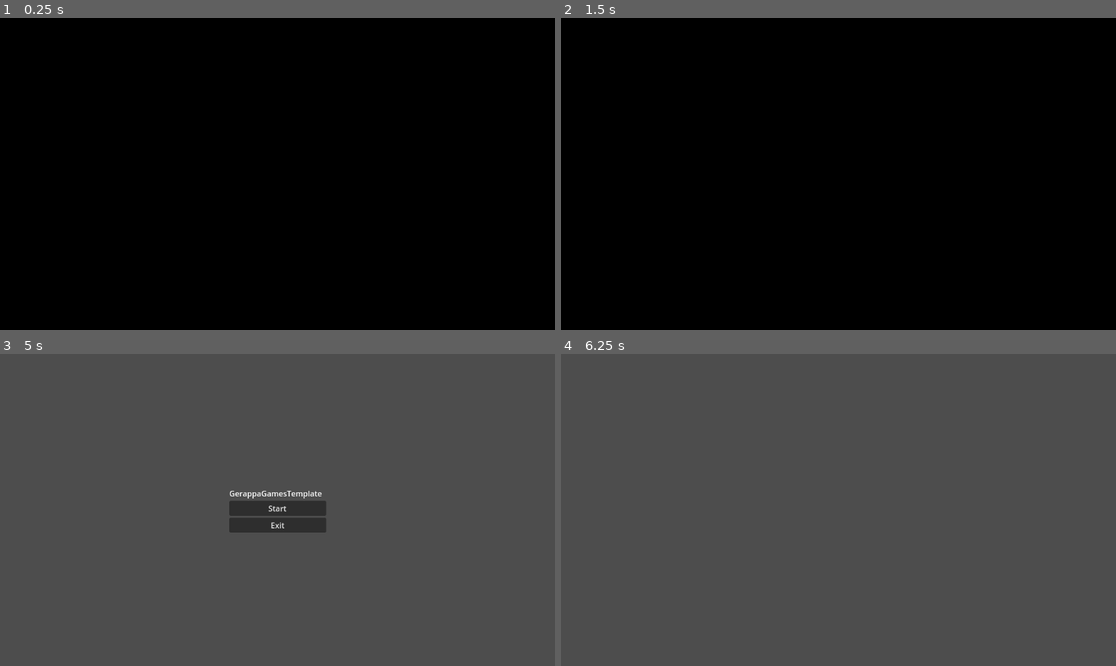
Above: before the commit, frames 1-4 (two rows, left to right).
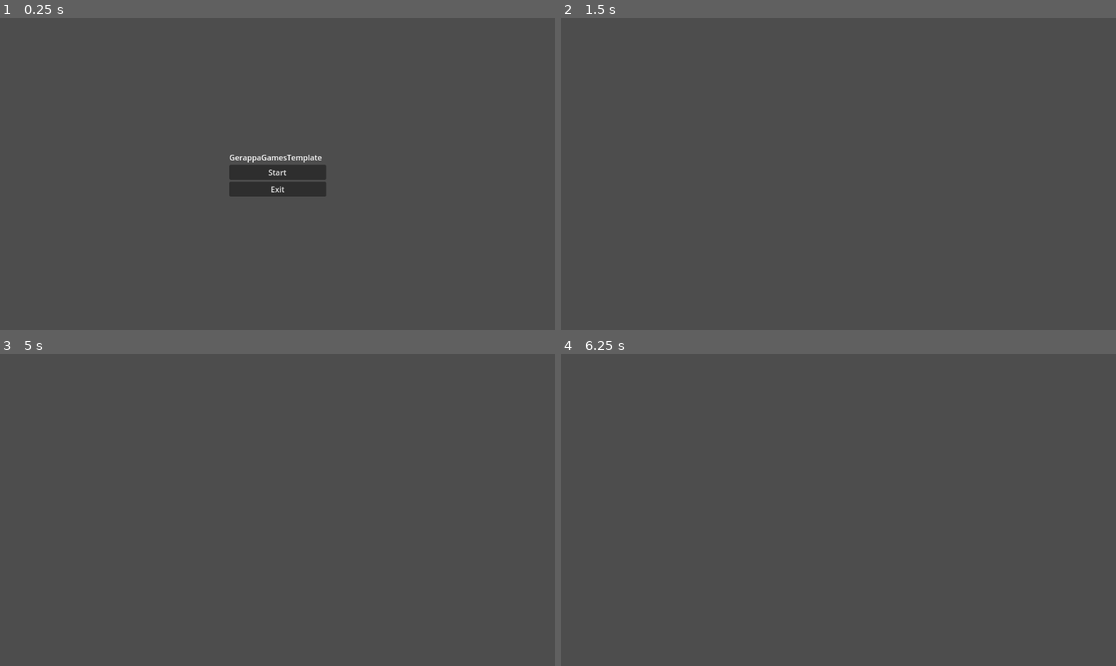
Above: after the commit, the same moments.

Repository: danigeri/Brackeys-Game-Jam
Game: Godot game, scene res://Intro/intro.tscn
Two runs of this game, one before a commit and one after it. Both use one fixed random seed, a clock stepped at 60 frames per second and the inputs below. Video files are missing from this copy of the repository; at most half a second of black plays in their place.
Inputs (mouse positions are in pixels of both pictures, inside the frame that each line leads up to):
- Up to frame 1 (0.25 s): no input
- Up to frame 2 (1.5 s): click (838, 170) at 0.5 s, where only the run after the commit has a clickable "Start"
- Up to frame 3 (5 s): tap Enter at 2, 3.5 s; tap Space at 2.75, 4.25 s
- Up to frame 4 (6.25 s): click (838, 506) at 5 s, where only the run before the commit has a clickable "Start"

The runs differ from the first frame. In frame 1, 100% of the frame differs, in the area x 0-100%, y 0-100%; in frame 2, 100%; in frame 3, 1.8%; in frame 4, nothing differs.

Commit message:
Intro made release only with fix.

Diff:
--- a/Intro/intro.gd
+++ b/Intro/intro.gd
@@ -7,18 +7,16 @@
 
 
 func _ready() -> void:
-	if OS.is_debug_build():
-		call_deferred("_on_animation_player_animation_finished")
-		return
-
-	video_player.play()
-	video_player.paused = true
+	var is_debug: bool = OS.is_debug_build()
+	if is_debug:
+		call_deferred("go_to_main_menu")
+	else:
+		video_player.play()
+		video_player.paused = true
+		await get_tree().create_timer(2.0).timeout
+		video_player.paused = false
+		audio_player.play()
 
 
-func _on_timer_timeout() -> void:
-	video_player.paused = false
-	audio_player.play()
-
-
-func _on_animation_player_animation_finished(_anim_name: StringName) -> void:
+func go_to_main_menu() -> void:
 	get_tree().change_scene_to_packed(MAIN_MENU)
--- a/Intro/intro.tscn
+++ b/Intro/intro.tscn
@@ -91,10 +91,4 @@
 }
 autoplay = "Fade"
 
-[node name="Timer" type="Timer" parent="."]
-wait_time = 2.0
-one_shot = true
-autostart = true
-
 [connection signal="animation_finished" from="AnimationPlayer" to="." method="_on_animation_player_animation_finished"]
-[connection signal="timeout" from="Timer" to="." method="_on_timer_timeout"]
